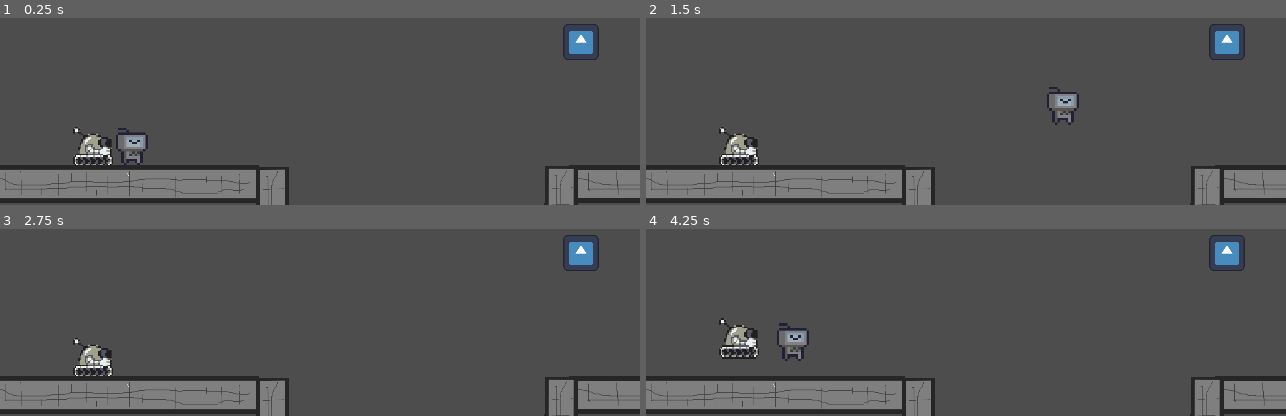
Above: before the commit, frames 1-4 (two rows, left to right).
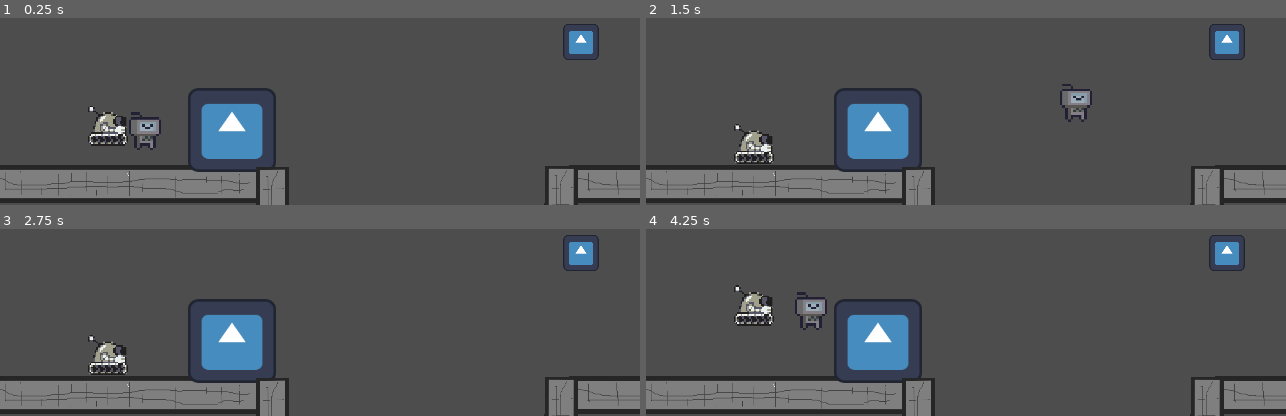
Above: after the commit, the same moments.

Repository: gdp-ufrj/Nut-Bolt
Game: Godot game, scene res://Cenas/game_controller.tscn
Two runs of this game, one before a commit and one after it. Both use one fixed random seed, a clock stepped at 60 frames per second and the inputs below. Before the commit the project starts from res://Cenas/Game Controller.tscn. The engine's default icon, where the game draws it, is replaced by a stand-in: a white triangle on a blue panel in a dark square.
Inputs:
- Up to frame 1 (0.25 s): no input
- Up to frame 2 (1.5 s): hold Right (ui_right) from 0.53 s (still down); tap E (interagir) at 0.6, 1.35 s; tap Up (ui_up) at 0.77 s
- Up to frame 3 (2.75 s): tap Up (ui_up) at 1.52 s; release Right (ui_right) at 2.03 s; hold Left (ui_left) from 2.03 s (still down); tap E (interagir) at 2.1 s
- Up to frame 4 (4.25 s): tap Enter at 2.75 s; release Left (ui_left) at 2.78 s; hold Right (ui_right) from 2.78 s (still down); tap E (interagir) at 2.85, 3.6 s; tap Up (ui_up) at 3.02, 3.77 s; tap R (restart) at 4.15 s

The runs differ from the first frame. In frame 1, 6.1% of the frame differs, in the area x 11-44%, y 37-83%; in frame 2, 5.8%; in frame 3, 4.8%; in frame 4, 6.7%, in the area x 11-44%, y 29-83%.

Commit message:
atualizacao_da_passagem_dos_niveis

Diff:
--- a/plataform-2d-godot/Cenas/Game Controller.tscn
+++ /dev/null
@@ -1,13 +0,0 @@
-[gd_scene load_steps=3 format=3 uid="uid://ddk8mgmli3boc"]
-
-[ext_resource type="PackedScene" uid="uid://denase3qiamo0" path="res://Cenas/level_0.tscn" id="1_3lfqn"]
-[ext_resource type="Script" uid="uid://b0xobmaoxeadc" path="res://Scripts/game_controller.gd" id="1_pmw02"]
-
-[node name="Game Controller" type="Node"]
-script = ExtResource("1_pmw02")
-
-[node name="Level 0" parent="." instance=ExtResource("1_3lfqn")]
-
-[node name="Level 1" type="Node2D" parent="."]
-
-[node name="Level 2" type="Node2D" parent="."]
--- /dev/null
+++ b/plataform-2d-godot/Cenas/game_controller.tscn
@@ -0,0 +1,16 @@
+[gd_scene load_steps=4 format=3 uid="uid://cbcfjbornagd1"]
+
+[ext_resource type="Script" uid="uid://b0xobmaoxeadc" path="res://Scripts/game_controller.gd" id="1_b7awa"]
+[ext_resource type="PackedScene" uid="uid://dutaywbb4vjh" path="res://Cenas/player_1.tscn" id="2_7gg3j"]
+[ext_resource type="PackedScene" uid="uid://cj3qbb7deufpm" path="res://Cenas/player_2.tscn" id="3_dg2gn"]
+
+[node name="Game Controller" type="Node"]
+script = ExtResource("1_b7awa")
+
+[node name="Players" type="Node2D" parent="."]
+
+[node name="player_1" parent="Players" instance=ExtResource("2_7gg3j")]
+position = Vector2(0, -1)
+
+[node name="player_2" parent="Players" instance=ExtResource("3_dg2gn")]
+position = Vector2(-5, 1)
--- a/plataform-2d-godot/Cenas/level_0.tscn
+++ b/plataform-2d-godot/Cenas/level_0.tscn
@@ -1,8 +1,6 @@
-[gd_scene load_steps=11 format=3 uid="uid://denase3qiamo0"]
+[gd_scene load_steps=9 format=3 uid="uid://denase3qiamo0"]
 
-[ext_resource type="PackedScene" uid="uid://dutaywbb4vjh" path="res://Cenas/player_1.tscn" id="1_0ivv4"]
 [ext_resource type="Script" uid="uid://m7oxg78vu4h8" path="res://Scripts/level_0.gd" id="1_dx2wo"]
-[ext_resource type="PackedScene" uid="uid://cj3qbb7deufpm" path="res://Cenas/player_2.tscn" id="2_sdgiu"]
 [ext_resource type="Texture2D" uid="uid://cf8104fl6hons" path="res://Sprites/Placeholders/plat.png" id="3_y1ous"]
 [ext_resource type="PackedScene" uid="uid://bih7god6r8j2v" path="res://Cenas/porta.tscn" id="4_sdgiu"]
 [ext_resource type="PackedScene" uid="uid://cg0iyugvxt7cr" path="res://Cenas/Roteador.tscn" id="5_y1ous"]
@@ -21,11 +19,11 @@
 position = Vector2(-2, -1)
 script = ExtResource("1_dx2wo")
 
-[node name="player_1" parent="." groups=["Player1"] instance=ExtResource("1_0ivv4")]
-position = Vector2(0, -1)
+[node name="player_1_spawn" type="Marker2D" parent="."]
+position = Vector2(147, 210)
 
-[node name="player_2" parent="." groups=["Player2"] instance=ExtResource("2_sdgiu")]
-position = Vector2(-5, 1)
+[node name="player_2_spawn" type="Marker2D" parent="."]
+position = Vector2(110, 209)
 
 [node name="StaticBody2D2" type="StaticBody2D" parent="."]
 
@@ -65,8 +63,7 @@
 shape = SubResource("RectangleShape2D_chlto")
 
 [node name="Porta" parent="." instance=ExtResource("4_sdgiu")]
-position = Vector2(814, 228)
-next_scene = "res://Cenas/level_1.tscn"
+position = Vector2(235, 245)
 
 [node name="Parede" parent="." instance=ExtResource("6_8lyfk")]
 position = Vector2(275, 393)
--- a/plataform-2d-godot/Cenas/level_1.tscn
+++ b/plataform-2d-godot/Cenas/level_1.tscn
@@ -1,64 +1,31 @@
-[gd_scene load_steps=8 format=3 uid="uid://bwu3oboothcm4"]
+[gd_scene load_steps=4 format=3 uid="uid://ctpv6e62840gl"]
 
-[ext_resource type="PackedScene" uid="uid://dutaywbb4vjh" path="res://Cenas/player_1.tscn" id="1_qd5lc"]
-[ext_resource type="PackedScene" uid="uid://cj3qbb7deufpm" path="res://Cenas/player_2.tscn" id="2_engj6"]
-[ext_resource type="Texture2D" uid="uid://cf8104fl6hons" path="res://Sprites/Placeholders/plat.png" id="3_mmet4"]
-[ext_resource type="PackedScene" uid="uid://bih7god6r8j2v" path="res://Cenas/porta.tscn" id="4_57qif"]
+[ext_resource type="Texture2D" uid="uid://cf8104fl6hons" path="res://Sprites/Placeholders/plat.png" id="2_22kpd"]
+[ext_resource type="PackedScene" uid="uid://bih7god6r8j2v" path="res://Cenas/porta.tscn" id="2_mnlen"]
 
-[sub_resource type="RectangleShape2D" id="RectangleShape2D_ovq2m"]
-size = Vector2(267.25, 32)
+[sub_resource type="RectangleShape2D" id="RectangleShape2D_6fk4w"]
+size = Vector2(257, 37)
 
-[sub_resource type="RectangleShape2D" id="RectangleShape2D_rb1dw"]
-size = Vector2(477.563, 33.25)
+[node name="level_1" type="Node2D"]
 
-[sub_resource type="RectangleShape2D" id="RectangleShape2D_chlto"]
-size = Vector2(267.5, 50)
+[node name="player_1_spawn" type="Marker2D" parent="."]
+position = Vector2(88, 257)
 
-[node name="Level 1" type="Node2D"]
-
-[node name="player_1" parent="." groups=["Player1"] instance=ExtResource("1_qd5lc")]
-position = Vector2(0, -1)
-
-[node name="player_2" parent="." groups=["Player2"] instance=ExtResource("2_engj6")]
-position = Vector2(-5, 1)
+[node name="player_2_spawn" type="Marker2D" parent="."]
+position = Vector2(43, 256)
 
 [node name="StaticBody2D2" type="StaticBody2D" parent="."]
 
 [node name="CollisionShape2D" type="CollisionShape2D" parent="StaticBody2D2"]
 top_level = true
-position = Vector2(142, 304)
-shape = SubResource("RectangleShape2D_ovq2m")
+position = Vector2(130.5, 301.5)
+shape = SubResource("RectangleShape2D_6fk4w")
 
 [node name="Sprite2D" type="Sprite2D" parent="StaticBody2D2"]
 visibility_layer = 3
-position = Vector2(143, 303)
+position = Vector2(129, 300)
 scale = Vector2(0.363136, 0.678571)
-texture = ExtResource("3_mmet4")
+texture = ExtResource("2_22kpd")
 
-[node name="StaticBody2D" type="StaticBody2D" parent="."]
-
-[node name="CollisionShape2D" type="CollisionShape2D" parent="StaticBody2D"]
-top_level = true
-position = Vector2(706, 299)
-shape = SubResource("RectangleShape2D_rb1dw")
-
-[node name="Sprite2D" type="Sprite2D" parent="StaticBody2D"]
-position = Vector2(707, 296)
-scale = Vector2(0.671939, 0.669643)
-texture = ExtResource("3_mmet4")
-
-[node name="plataforma_movel" type="StaticBody2D" parent="."]
-
-[node name="Sprite2D" type="Sprite2D" parent="plataforma_movel"]
-position = Vector2(382, 339)
-scale = Vector2(0.375172, 1)
-texture = ExtResource("3_mmet4")
-
-[node name="CollisionShape2D" type="CollisionShape2D" parent="plataforma_movel"]
-top_level = true
-position = Vector2(379, 337)
-shape = SubResource("RectangleShape2D_chlto")
-
-[node name="Porta" parent="." instance=ExtResource("4_57qif")]
-position = Vector2(223, 242)
-next_scene = "res://Cenas/level_2.tscn"
+[node name="Porta" parent="." instance=ExtResource("2_mnlen")]
+position = Vector2(278, 234)
--- a/plataform-2d-godot/Cenas/level_2.tscn
+++ b/plataform-2d-godot/Cenas/level_2.tscn
@@ -1,64 +1,46 @@
-[gd_scene load_steps=8 format=3 uid="uid://d3lxump1npdi"]
+[gd_scene load_steps=5 format=3 uid="uid://bu8pbfp50l2jw"]
 
-[ext_resource type="PackedScene" uid="uid://dutaywbb4vjh" path="res://Cenas/player_1.tscn" id="1_k8pka"]
-[ext_resource type="PackedScene" uid="uid://cj3qbb7deufpm" path="res://Cenas/player_2.tscn" id="2_4hhbq"]
-[ext_resource type="Texture2D" uid="uid://cf8104fl6hons" path="res://Sprites/Placeholders/plat.png" id="3_bv7jx"]
-[ext_resource type="PackedScene" uid="uid://bih7god6r8j2v" path="res://Cenas/porta.tscn" id="4_7012m"]
+[ext_resource type="Texture2D" uid="uid://cf8104fl6hons" path="res://Sprites/Placeholders/plat.png" id="1_ri72q"]
+[ext_resource type="PackedScene" uid="uid://bih7god6r8j2v" path="res://Cenas/porta.tscn" id="2_wqhxc"]
 
-[sub_resource type="RectangleShape2D" id="RectangleShape2D_ovq2m"]
-size = Vector2(267.25, 32)
+[sub_resource type="RectangleShape2D" id="RectangleShape2D_k8pka"]
+size = Vector2(363, 37)
 
-[sub_resource type="RectangleShape2D" id="RectangleShape2D_rb1dw"]
+[sub_resource type="RectangleShape2D" id="RectangleShape2D_4hhbq"]
 size = Vector2(477.563, 33.25)
 
-[sub_resource type="RectangleShape2D" id="RectangleShape2D_chlto"]
-size = Vector2(267.5, 50)
+[node name="level_2" type="Node2D"]
 
-[node name="Level 0" type="Node2D"]
+[node name="player_1_spawn" type="Marker2D" parent="."]
+position = Vector2(147, 210)
 
-[node name="player_1" parent="." groups=["Player1"] instance=ExtResource("1_k8pka")]
-position = Vector2(0, -1)
-
-[node name="player_2" parent="." groups=["Player2"] instance=ExtResource("2_4hhbq")]
-position = Vector2(-5, 1)
+[node name="player_2_spawn" type="Marker2D" parent="."]
+position = Vector2(110, 209)
 
 [node name="StaticBody2D2" type="StaticBody2D" parent="."]
 
 [node name="CollisionShape2D" type="CollisionShape2D" parent="StaticBody2D2"]
 top_level = true
-position = Vector2(142, 304)
-shape = SubResource("RectangleShape2D_ovq2m")
+position = Vector2(183.5, 301.5)
+shape = SubResource("RectangleShape2D_k8pka")
 
 [node name="Sprite2D" type="Sprite2D" parent="StaticBody2D2"]
 visibility_layer = 3
-position = Vector2(143, 303)
-scale = Vector2(0.363136, 0.678571)
-texture = ExtResource("3_bv7jx")
+position = Vector2(181, 300)
+scale = Vector2(0.50619, 0.678571)
+texture = ExtResource("1_ri72q")
 
 [node name="StaticBody2D" type="StaticBody2D" parent="."]
 
 [node name="CollisionShape2D" type="CollisionShape2D" parent="StaticBody2D"]
 top_level = true
-position = Vector2(706, 299)
-shape = SubResource("RectangleShape2D_rb1dw")
+position = Vector2(604, 268)
+shape = SubResource("RectangleShape2D_4hhbq")
 
 [node name="Sprite2D" type="Sprite2D" parent="StaticBody2D"]
-position = Vector2(707, 296)
+position = Vector2(611, 270)
 scale = Vector2(0.671939, 0.669643)
-texture = ExtResource("3_bv7jx")
+texture = ExtResource("1_ri72q")
 
-[node name="plataforma_movel" type="StaticBody2D" parent="."]
-
-[node name="Sprite2D" type="Sprite2D" parent="plataforma_movel"]
-position = Vector2(382, 339)
-scale = Vector2(0.375172, 1)
-texture = ExtResource("3_bv7jx")
-
-[node name="CollisionShape2D" type="CollisionShape2D" parent="plataforma_movel"]
-top_level = true
-position = Vector2(379, 337)
-shape = SubResource("RectangleShape2D_chlto")
-
-[node name="Porta" parent="." instance=ExtResource("4_7012m")]
-position = Vector2(419, 263)
-next_scene = "res://Cenas/level_3.tscn"
+[node name="Porta" parent="." instance=ExtResource("2_wqhxc")]
+position = Vector2(509, 198)
--- a/plataform-2d-godot/Cenas/level_3.tscn
+++ /dev/null
@@ -1,63 +0,0 @@
-[gd_scene load_steps=8 format=3 uid="uid://dflqgqjsku7ml"]
-
-[ext_resource type="PackedScene" uid="uid://dutaywbb4vjh" path="res://Cenas/player_1.tscn" id="1_yui43"]
-[ext_resource type="PackedScene" uid="uid://cj3qbb7deufpm" path="res://Cenas/player_2.tscn" id="2_nwpc2"]
-[ext_resource type="Texture2D" uid="uid://cf8104fl6hons" path="res://Sprites/Placeholders/plat.png" id="3_4dfow"]
-[ext_resource type="PackedScene" uid="uid://bih7god6r8j2v" path="res://Cenas/porta.tscn" id="4_atywy"]
-
-[sub_resource type="RectangleShape2D" id="RectangleShape2D_ovq2m"]
-size = Vector2(267.25, 32)
-
-[sub_resource type="RectangleShape2D" id="RectangleShape2D_rb1dw"]
-size = Vector2(477.563, 33.25)
-
-[sub_resource type="RectangleShape2D" id="RectangleShape2D_chlto"]
-size = Vector2(267.5, 50)
-
-[node name="Level 0" type="Node2D"]
-
-[node name="player_1" parent="." groups=["Player1"] instance=ExtResource("1_yui43")]
-position = Vector2(0, -1)
-
-[node name="player_2" parent="." groups=["Player2"] instance=ExtResource("2_nwpc2")]
-position = Vector2(-5, 1)
-
-[node name="StaticBody2D2" type="StaticBody2D" parent="."]
-
-[node name="CollisionShape2D" type="CollisionShape2D" parent="StaticBody2D2"]
-top_level = true
-position = Vector2(142, 304)
-shape = SubResource("RectangleShape2D_ovq2m")
-
-[node name="Sprite2D" type="Sprite2D" parent="StaticBody2D2"]
-visibility_layer = 3
-position = Vector2(143, 303)
-scale = Vector2(0.363136, 0.678571)
-texture = ExtResource("3_4dfow")
-
-[node name="StaticBody2D" type="StaticBody2D" parent="."]
-
-[node name="CollisionShape2D" type="CollisionShape2D" parent="StaticBody2D"]
-top_level = true
-position = Vector2(706, 299)
-shape = SubResource("RectangleShape2D_rb1dw")
-
-[node name="Sprite2D" type="Sprite2D" parent="StaticBody2D"]
-position = Vector2(707, 296)
-scale = Vector2(0.671939, 0.669643)
-texture = ExtResource("3_4dfow")
-
-[node name="plataforma_movel" type="StaticBody2D" parent="."]
-
-[node name="Sprite2D" type="Sprite2D" parent="plataforma_movel"]
-position = Vector2(382, 339)
-scale = Vector2(0.375172, 1)
-texture = ExtResource("3_4dfow")
-
-[node name="CollisionShape2D" type="CollisionShape2D" parent="plataforma_movel"]
-top_level = true
-position = Vector2(379, 337)
-shape = SubResource("RectangleShape2D_chlto")
-
-[node name="Porta" parent="." instance=ExtResource("4_atywy")]
-position = Vector2(378, 107)
--- a/plataform-2d-godot/Cenas/player_1.tscn
+++ b/plataform-2d-godot/Cenas/player_1.tscn
@@ -5,18 +5,17 @@
 
 [sub_resource type="CapsuleShape2D" id="CapsuleShape2D_ovq2m"]
 radius = 15.0
-height = 34.0
+height = 46.0
 
 [node name="player_1" type="CharacterBody2D"]
 script = ExtResource("1_66jdp")
 
 [node name="Icon" type="Sprite2D" parent="."]
-position = Vector2(130, 241)
 scale = Vector2(0.169922, 0.148437)
 texture = ExtResource("2_66jdp")
 
 [node name="collision" type="CollisionShape2D" parent="."]
-position = Vector2(129, 249)
+position = Vector2(0, 5)
 shape = SubResource("CapsuleShape2D_ovq2m")
 
 [node name="Timer_conexao" type="Timer" parent="."]
--- a/plataform-2d-godot/Cenas/player_2.tscn
+++ b/plataform-2d-godot/Cenas/player_2.tscn
@@ -4,19 +4,18 @@
 [ext_resource type="Texture2D" uid="uid://cd1e5e3nagbdb" path="res://Sprites/Placeholders/Robo2-ph.png" id="2_45ong"]
 
 [sub_resource type="CapsuleShape2D" id="CapsuleShape2D_cujcs"]
-radius = 17.0
-height = 34.0
+radius = 19.0
+height = 38.0
 
 [node name="CharacterBody2D" type="CharacterBody2D"]
 script = ExtResource("1_45ong")
 
 [node name="Icon" type="Sprite2D" parent="."]
-position = Vector2(104, 240)
 scale = Vector2(0.167969, 0.167968)
 texture = ExtResource("2_45ong")
 
 [node name="CollisionShape2D" type="CollisionShape2D" parent="."]
-position = Vector2(106, 243)
+position = Vector2(1, 4)
 shape = SubResource("CapsuleShape2D_cujcs")
 
 [node name="Timer_conexao2" type="Timer" parent="."]
--- a/plataform-2d-godot/Scripts/game_controller.gd
+++ b/plataform-2d-godot/Scripts/game_controller.gd
@@ -1,8 +1,88 @@
 extends Node
 
-func _ready() -> void:
-	pass
+#Lista com os caminhos para os arquivos de cena dos niveis
+var level_paths = [
+	"res://Cenas/level_0.tscn",
+	"res://Cenas/level_1.tscn",
+	"res://Cenas/level_2.tscn"
+]
+
+var current_level: Node = null  #Referencia para o nivel atual
+var current_index: int = -1     #Indice do nivel atual
+
+@onready var player_1: CharacterBody2D = $Players/player_1
+@onready var player_2: CharacterBody2D = $Players/player_2
+
+#Funcao chamada quando a cena começa a ser processada
+func _ready():
+	#Inicializa o indice do nivel atual e carrega o primeiro nivel
+	current_index = 0
+	_load_level(current_index)
+
+#Funcao chamada sempre que uma acao de input não tratada acontece (como pressionar teclas)
+func _unhandled_input(event):
+	if Input.is_action_just_pressed("restart"):
+		restart_level()
+
+#Funcao para avancar para o proximo nivel
+func go_to_next_level():
+	#Verifica se ha um próximo nivel disponivel
+	if current_index + 1 < level_paths.size():
+		#Remove o nivel atual da cena antes de carregar o proximo
+		if current_level:
+			current_level.queue_free()
+		current_index += 1  #Incrementa o indice para o próximo nivel
+		_load_level(current_index)  #Carrega o próximo nivel
+	else:
+		#Se nao houver mais niveis, exibe mensagem de fim de jogo
+		print("Fim do jogo!")
 
 
-func _process(delta: float) -> void:
-	pass
+#Funcao para reiniciar o nivel atual (chamada quando o jogador aperta a tecla 'R')
+func restart_level():
+	#Se um nivel estiver carregado, libere a memoria (remove da cena) no proximo ciclo de frame
+	if current_level:
+		#Para garantir que o nivel sera removido na proxima interação de frame
+		call_deferred("_remove_current_level")
+		#Chama a funcao de carregamento apos um breve atraso para garantir que a remocao tenha ocorrido
+		call_deferred("_load_level", current_index)
+
+#Funcao para remover o nivel atual da cena de maneira segura
+func _remove_current_level():
+	if current_level:
+		current_level.queue_free()
+
+#Funcao para carregar um nivel baseado no indice
+func _load_level(index: int):
+	#Obtem o caminho da cena do nivel baseado no indice
+	var level_path = level_paths[index]
+	#Carrega a cena do nivel (arquivo .tscn)
+	var level_scene = load(level_path)
+	#Cria uma instancia do nivel carregado
+	var level_instance = level_scene.instantiate()
+
+	#Para adiar a adicao do nivel e evitar o erro de fisica
+	call_deferred("_add_level_to_scene", level_instance)
+
+	#O nivel sera adicionado no proximo ciclo, apos o processamento da fisica.
+	current_level = level_instance  #Define o nível atual como o recem-carregado
+
+	#Posiciona os jogadores nos pontos de spawn do novo nivel
+	#Encontra os pontos de spawn para o player 1 e player 2 dentro da cena do nivel
+	var spawn1 = current_level.get_node_or_null("player_1_spawn")
+	var spawn2 = current_level.get_node_or_null("player_2_spawn")
+
+	#Se ambos os pontos de spawn foram encontrados, posiciona os jogadores nessas posicoes
+	if spawn1 and spawn2:
+		print("Spawn player 1 em: ", spawn1.global_position)
+		print("Spawn player 2 em: ", spawn2.global_position)
+		player_1.global_position = spawn1.global_position
+		player_2.global_position = spawn2.global_position
+	else:
+		#Caso nao encontre os pontos de spawn exibe um aviso
+		push_warning("Pontos de spawn não encontrados no nível: " + level_path)
+
+#Funcao para adicionar o nivel a cena, que sera chamada com call_deferred
+func _add_level_to_scene(level_instance: Node):
+	#Adiciona o nivel a arvore de nos
+	add_child(level_instance)
--- a/plataform-2d-godot/Scripts/level_0.gd
+++ b/plataform-2d-godot/Scripts/level_0.gd
@@ -1,8 +1,8 @@
 extends Node2D
 
 #acessando filhos
-@onready var player1: CharacterBody2D = $player_1
-@onready var player2: CharacterBody2D = $player_2
+@onready var player1: CharacterBody2D = $"../Players/player_1"
+@onready var player2: CharacterBody2D = $"../Players/player_2"
 @onready var roteador: StaticBody2D = $Roteador
 #@onready var conectores: Array = [roteador]
 
@@ -20,12 +20,12 @@
 		if distRoteador > player1.MAX_DISTANCE and distJogadores > player1.MAX_DISTANCE:
 			player_timers()
 		else:
-			$player_1/Timer_conexao.stop()
-			$player_2/Timer_conexao2.stop()
+			$"../Players/player_1"/Timer_conexao.stop()
+			$"../Players/player_2"/Timer_conexao2.stop()
 
 func player_timers()->void:
-	if $player_1/Timer_conexao.is_stopped():
-		$player_1/Timer_conexao.start()
+	if $"../Players/player_1"/Timer_conexao.is_stopped():
+		$"../Players/player_1"/Timer_conexao.start()
 
-	if $player_2/Timer_conexao2.is_stopped():
-		$player_2/Timer_conexao2.start()
+	if $"../Players/player_2"/Timer_conexao2.is_stopped():
+		$"../Players/player_2"/Timer_conexao2.start()
--- a/plataform-2d-godot/Scripts/porta.gd
+++ b/plataform-2d-godot/Scripts/porta.gd
@@ -1,24 +1,28 @@
 extends Area2D
 
-@export var next_scene = ""
+var players_in_area: Array = []
 
-var player1_in_area := false
-var player2_in_area := false
+func _on_body_entered(body):
+	if body.name == "player_1" or body.name == "player_2":
+		if not players_in_area.has(body):
+			players_in_area.append(body)
 
-func _on_body_entered(body: Node2D) -> void:
-	if body.is_in_group("Player1"):
-		player1_in_area = true
-	elif body.is_in_group("Player2"):
-		player2_in_area = true
+	if has_both_players():
+		get_tree().get_root().get_node("Game Controller").go_to_next_level()
 
-	_check_players()
 
-func _on_body_exited(body: Node2D) -> void:
-	if body.is_in_group("Player1"):
-		player1_in_area = false
-	elif body.is_in_group("Player2"):
-		player2_in_area = false
+func _on_body_exited(body):
+	if players_in_area.has(body):
+		players_in_area.erase(body)
 
-func _check_players() -> void:
-	if player1_in_area and player2_in_area:
-		get_tree().change_scene_to_file(next_scene)
+func has_both_players() -> bool:
+	var has_player1 = false
+	var has_player2 = false
+
+	for player in players_in_area:
+		if player.name == "player_1":
+			has_player1 = true
+		elif player.name == "player_2":
+			has_player2 = true
+
+	return has_player1 and has_player2
--- a/plataform-2d-godot/Scripts/pula.gd
+++ b/plataform-2d-godot/Scripts/pula.gd
@@ -36,10 +36,6 @@
 	if Input.is_action_just_pressed("ui_up") and is_on_floor():
 		velocity.y = JUMP_VELOCITY
 
-	#Reinicia a fase ao pressionar R
-	if Input.is_action_just_pressed("restart"):
-		get_tree().reload_current_scene()
-
 	var direction = Input.get_axis("ui_left", "ui_right")
 	if direction:
 		velocity.x = direction * SPEED
--- a/plataform-2d-godot/project.godot
+++ b/plataform-2d-godot/project.godot
@@ -11,7 +11,7 @@
 [application]
 
 config/name="Plataform 2D Godot"
-run/main_scene="uid://ddk8mgmli3boc"
+run/main_scene="uid://cbcfjbornagd1"
 config/features=PackedStringArray("4.4", "GL Compatibility")
 config/icon="res://icon.svg"
 
